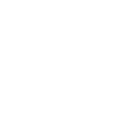
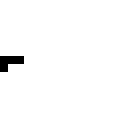
Before/after of a 128x128 layered artwork. What changed in the layer stack:
painted on "Layer" over [0, 56, 24, 72]
